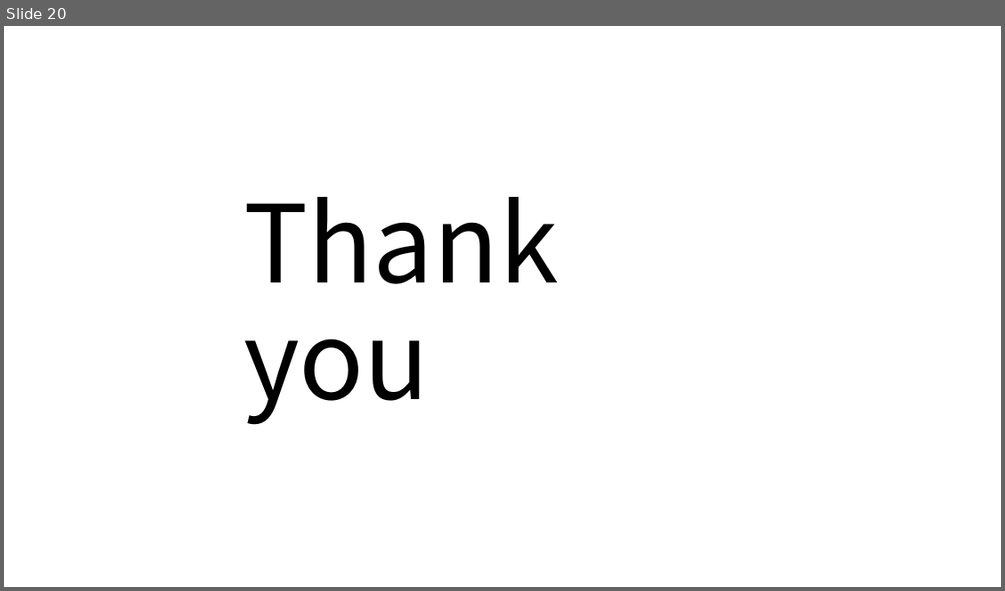
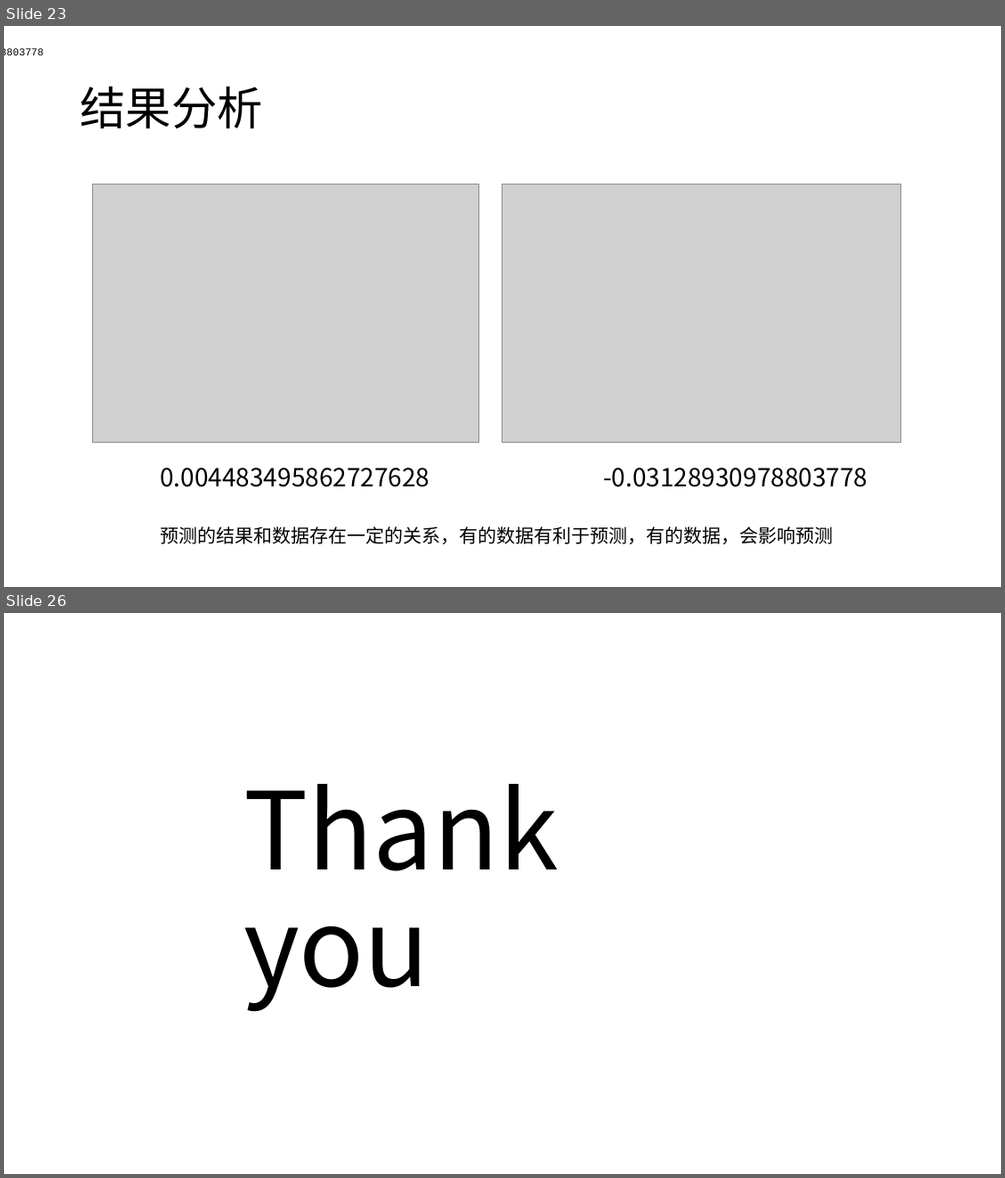
Before and after one commit to tureful/tureful.github.io, a slide deck: summary.pptx. Shown one above the other, each under a label of ours: slide 20 before the commit, slides 23 and 26 after it; the slides between them are not shown. The pictures are 1005x591 and 1005x1178 pixels, drawn with LibreOffice and Linux fonts; fonts in the diff are those of the drawing; grey boxes stand for pictures. Boxes give left, top, right and bottom in pixels: in the first picture for what was removed or moved away, otherwise in the second. Text is boxed around its words. In the diff, an @@ line names an element or a change of style, - is before the commit and + after.

```diff
--- a/summary.pptx
+++ b/summary.pptx
@@ slide 23 added at (x1=4, y1=26, x2=1001, y2=587), background #FFFFFF @@
@@ text added at (x1=4, y1=45, x2=1001, y2=57), 10 pt, text #000000 @@
+-0.03128930978803778
@@ title added at (x1=80, y1=86, x2=262, y2=128), 44 pt, text #000000 @@
+结果分析
@@ picture added at (x1=93, y1=184, x2=479, y2=443) @@
@@ picture added at (x1=502, y1=184, x2=900, y2=443) @@
@@ text added at (x1=160, y1=467, x2=429, y2=487), 24 pt, text #000000 @@
+0.004483495862727628
@@ text added at (x1=603, y1=467, x2=867, y2=487), 24 pt, text #000000 @@
+-0.03128930978803778
@@ text added at (x1=161, y1=526, x2=833, y2=544), 18 pt, text #000000 @@
+预测的结果和数据存在一定的关系，有的数据有利于预测，有的数据，会影响预测
@@ what was slide 20 is now slide 26 @@
```
Also in this commit, not shown: 3 slides changed, 6 other slides added, 1 slide removed, 1 other file.
